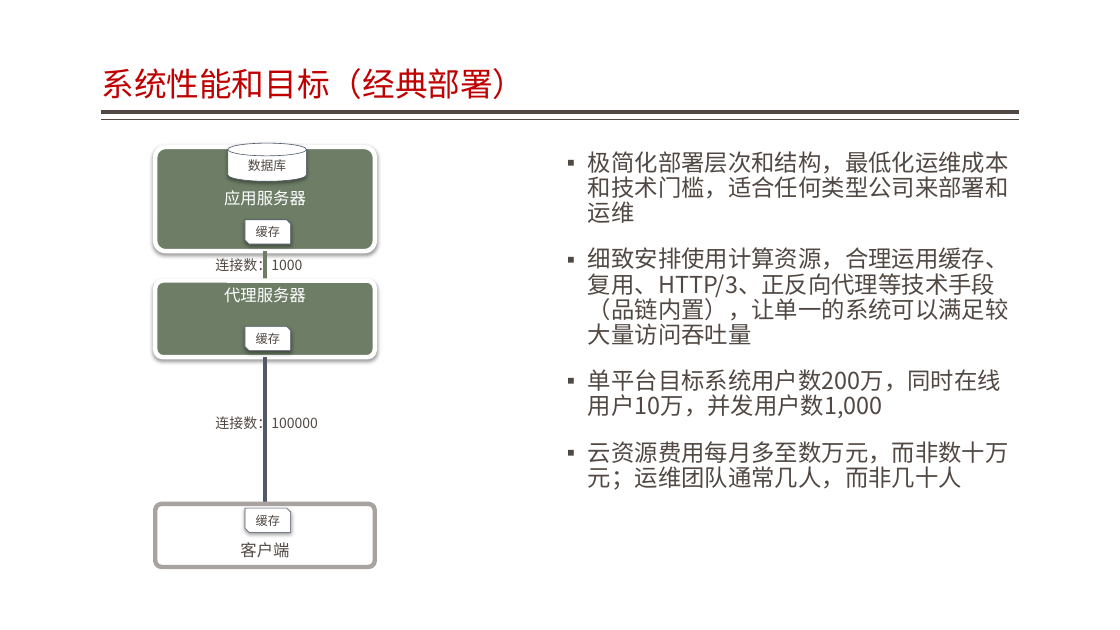
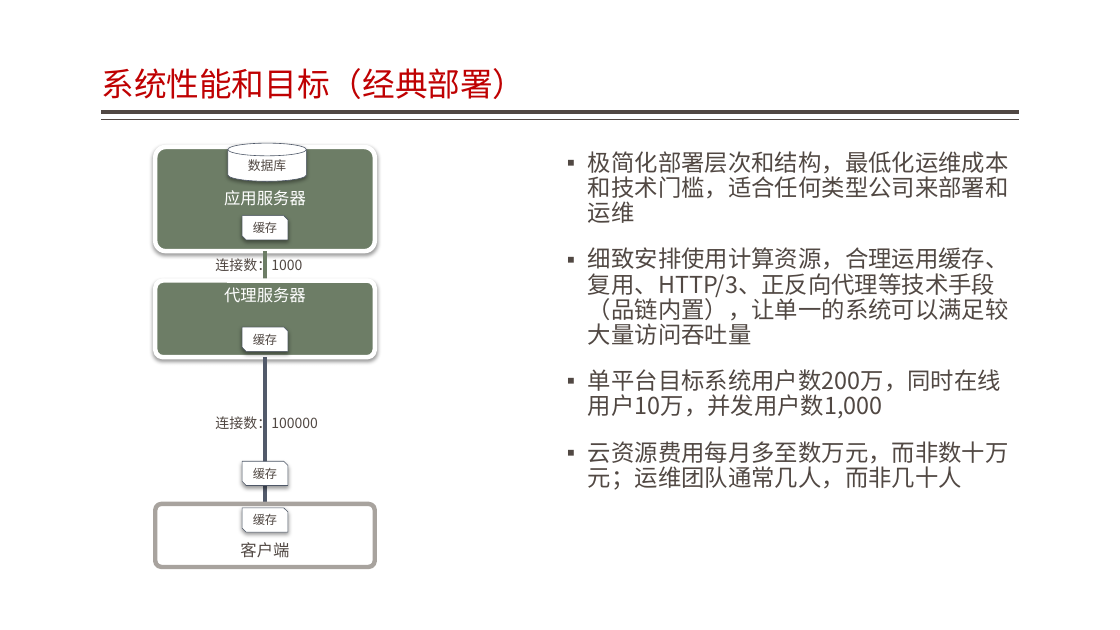
Before and after one commit to jzgi/chainsmart, a slide deck: slide 13 of Docs/品链应用参考设计.pptx (slide 14 before the commit). Drawn at 1120x630 pixels with LibreOffice and Linux fonts; fonts in the diff are those of the drawing. Boxes give left, top, right and bottom in pixels: in the first picture for what was removed or moved away, otherwise in the second. Text is boxed around its words. In the diff, an @@ line names an element or a change of style, - is before the commit and + after.

```diff
--- a/Docs/品链应用参考设计.pptx
+++ b/Docs/品链应用参考设计.pptx
@@ snip diag rect "缓存": place and size @@
-snip diag rect "缓存" at bbox=[245, 220, 291, 245]
+snip diag rect "缓存" at bbox=[242, 216, 287, 240]
@@ snip diag rect "缓存": place and size @@
-snip diag rect "缓存" at bbox=[245, 326, 291, 350]
+snip diag rect "缓存" at bbox=[242, 327, 287, 351]
@@ snip diag rect added at bbox=[242, 461, 287, 486], fill #FFFFFF, outline #505868 0.5 pt, 10.5 pt, text #514843 @@
+缓存
@@ snip diag rect "缓存": place and size @@
-snip diag rect "缓存" at bbox=[245, 508, 291, 533]
+snip diag rect "缓存" at bbox=[242, 508, 287, 533]
```
Also in this commit, not shown: 4 other slides changed, 10 other files.
